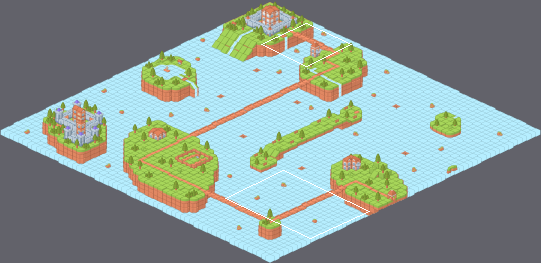
Tiled map -- assets/level/Map/islas1.tmx. The first picture is a wide view before the edit; the outline marks the close-up.
Close-up. As it was:
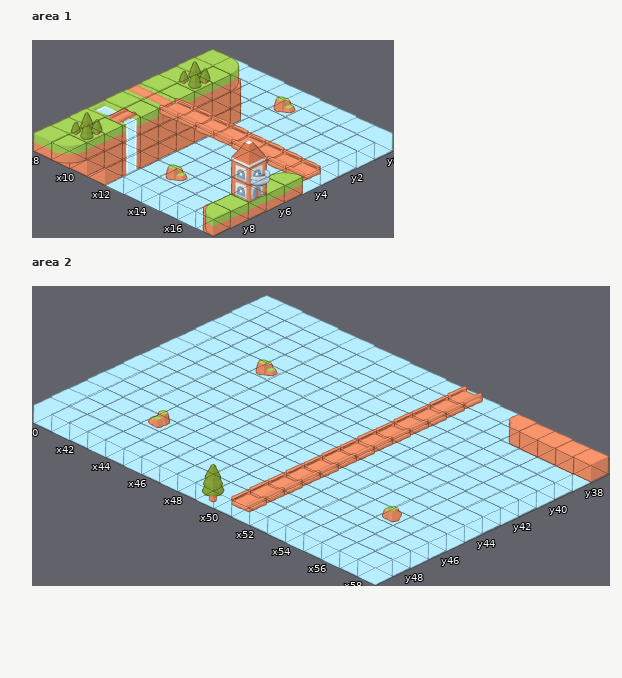
Cells are 232x110 px. Isometric: x runs down to the right, y down to the left. Shown: area 1 x 8..17, y 0..9; area 2 x 40..58, y 37..49. The commit also changed other parts of the map, which this record leaves out.
And afterwards:
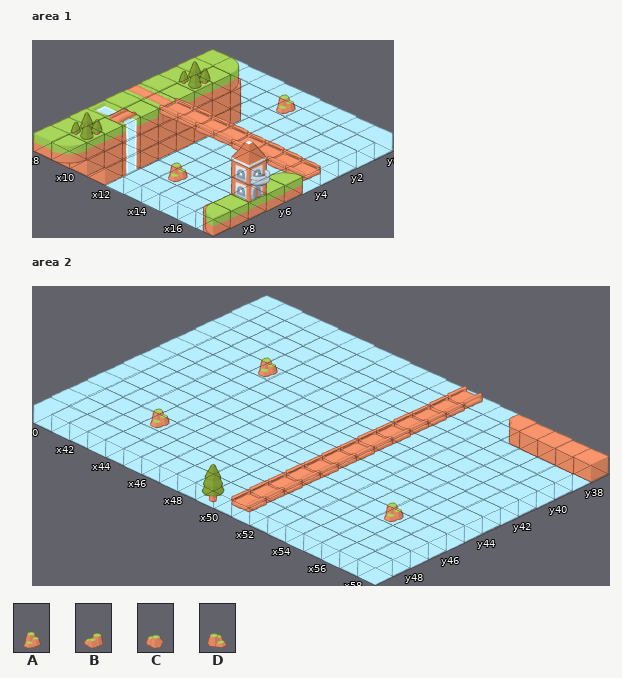
Key: from "Example": A 216 "rocks_dirt_N", B 217 "rocks_dirt_E", C 218 "rocks_dirt_S", D 219 "rocks_dirt_W".
_ is an empty cell.
From old to new:
Layer "CapaSpawn", area 1:
y 0: x 12 D -> A
y 7: x 13 D -> A
Layer "CapaSpawn", area 2:
y 40: x 43 D -> A
y 45: x 55 C -> A
y 46: x 43 B -> A
